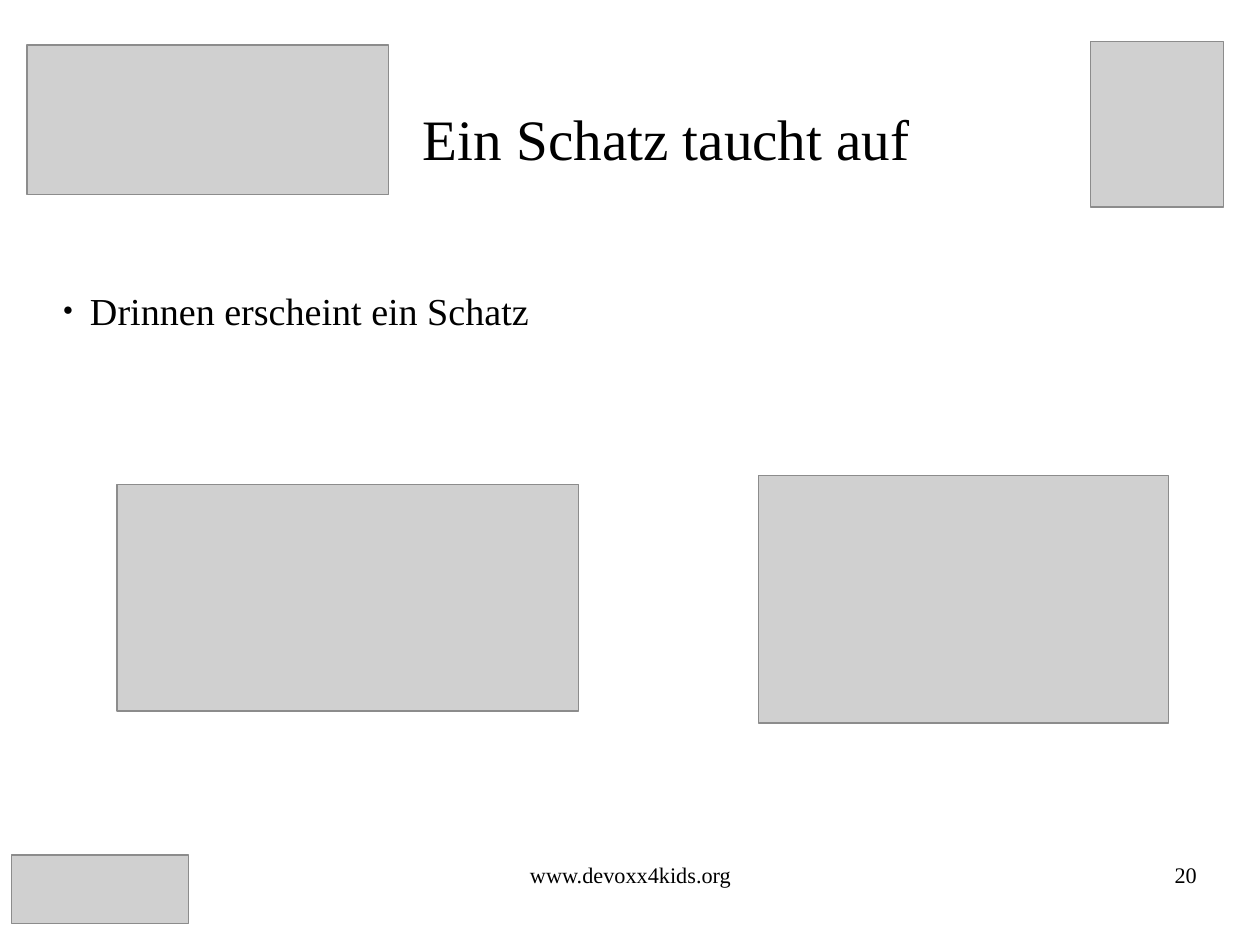
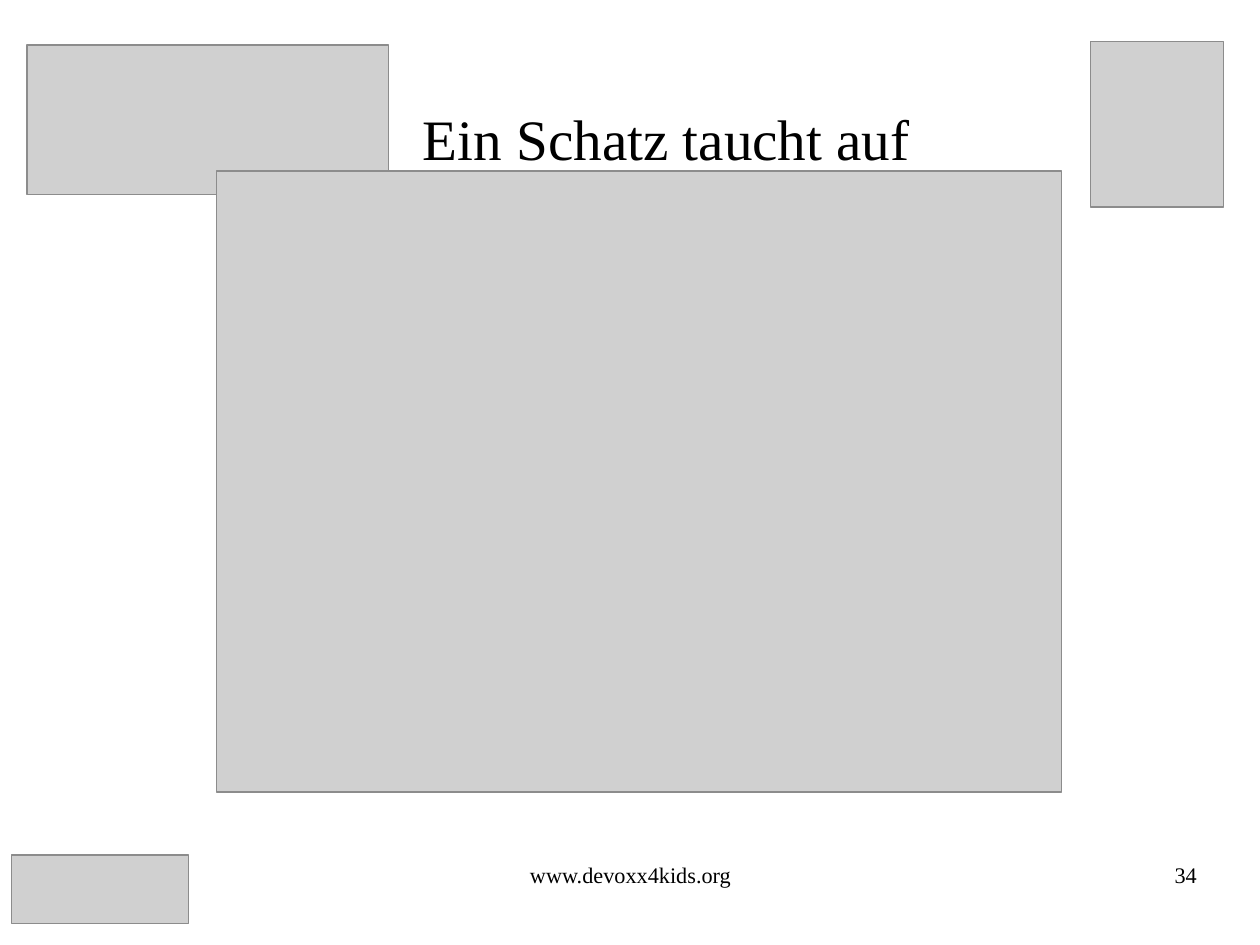
Before and after one commit to Devoxx4KidsDE/workshop-scratch, a slide deck: slide 34 of treasure_hunt/Schatz_Suche_Scratch_Aufgaben.odp (slide 20 before the commit). Drawn at 1260x945 pixels with LibreOffice and Linux fonts; fonts in the diff are those of the drawing; grey boxes stand for pictures. Boxes give left, top, right and bottom in pixels: in the first picture for what was removed or moved away, otherwise in the second. Text is boxed around its words. In the diff, an @@ line names an element or a change of style, - is before the commit and + after.

```diff
--- a/treasure_hunt/Schatz_Suche_Scratch_Aufgaben.odp
+++ b/treasure_hunt/Schatz_Suche_Scratch_Aufgaben.odp
@@ picture: place and size @@
-picture at (759, 476, 1169, 724)
+picture at (216, 172, 1062, 792)
@@ subtitle removed at (90, 298, 528, 326) @@
-● Drinnen erscheint ein Schatz
@@ picture removed at (117, 485, 579, 712) @@
@@ page number at (1175, 868, 1197, 884): text changed @@
-20
+34
```
Also in this commit, not shown: 13 other slides changed, 20 slides added, 1 other file.
